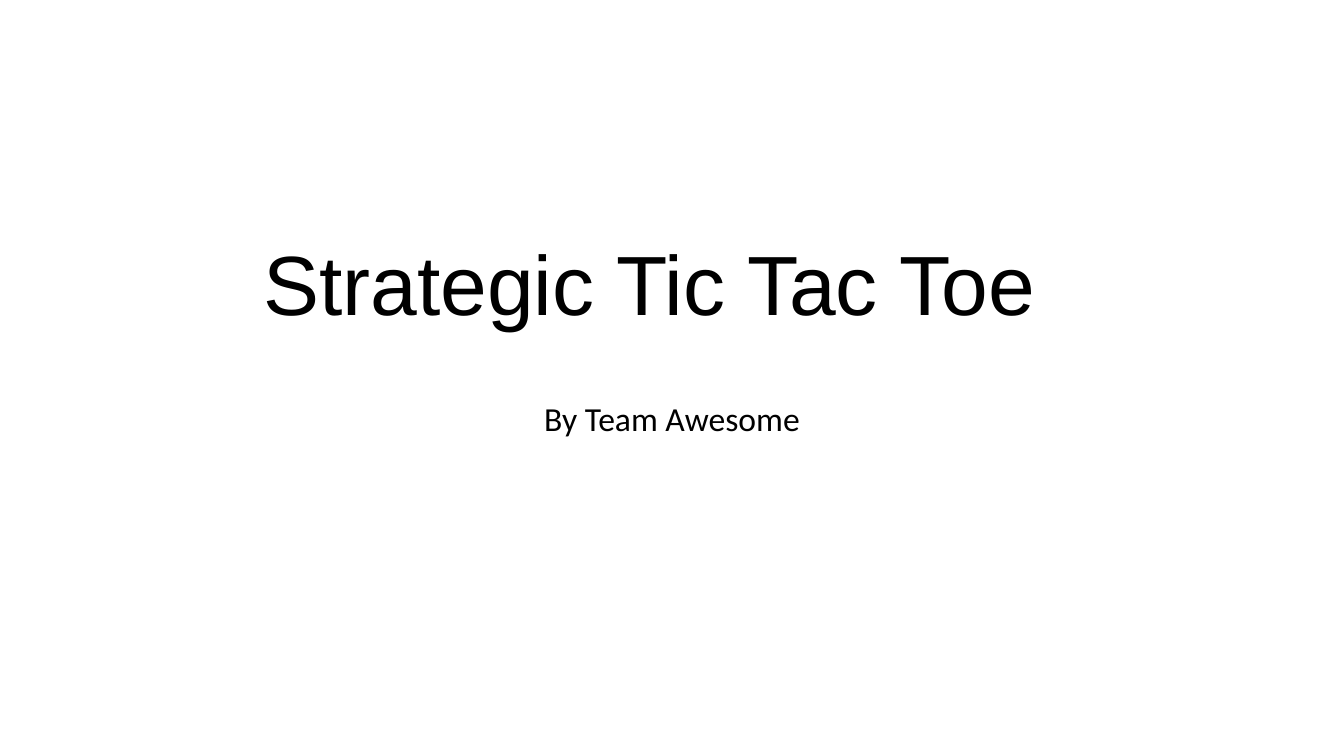
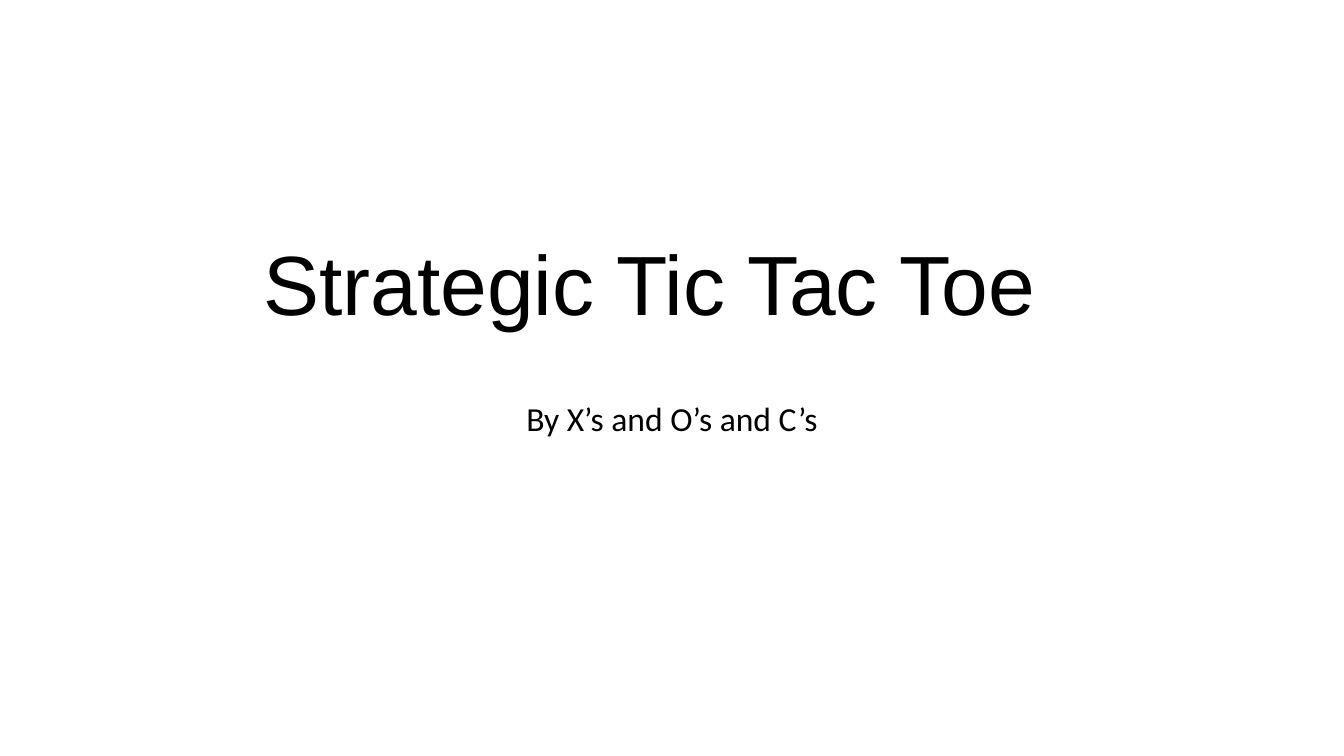
Before and after one commit to jwlarsen11/3060TicTacToe, a slide deck: slide 1 of Strategic tic tac toe demo slides.pptx. Drawn at 1344x756 pixels with LibreOffice and Linux fonts; fonts in the diff are those of the drawing; background and template pictures are left out. Boxes give left, top, right and bottom in pixels: in the first picture for what was removed or moved away, otherwise in the second. Text is boxed around its words. In the diff, an @@ line names an element or a change of style, - is before the commit and + after.

Commit message:
Changed team name to X's and O's and C's

```diff
--- a/Strategic tic tac toe demo slides.pptx
+++ b/Strategic tic tac toe demo slides.pptx
@@ subtitle at [526, 407, 818, 437]: text changed @@
-By Team Awesome
+By X’s and O’s and C’s
```
